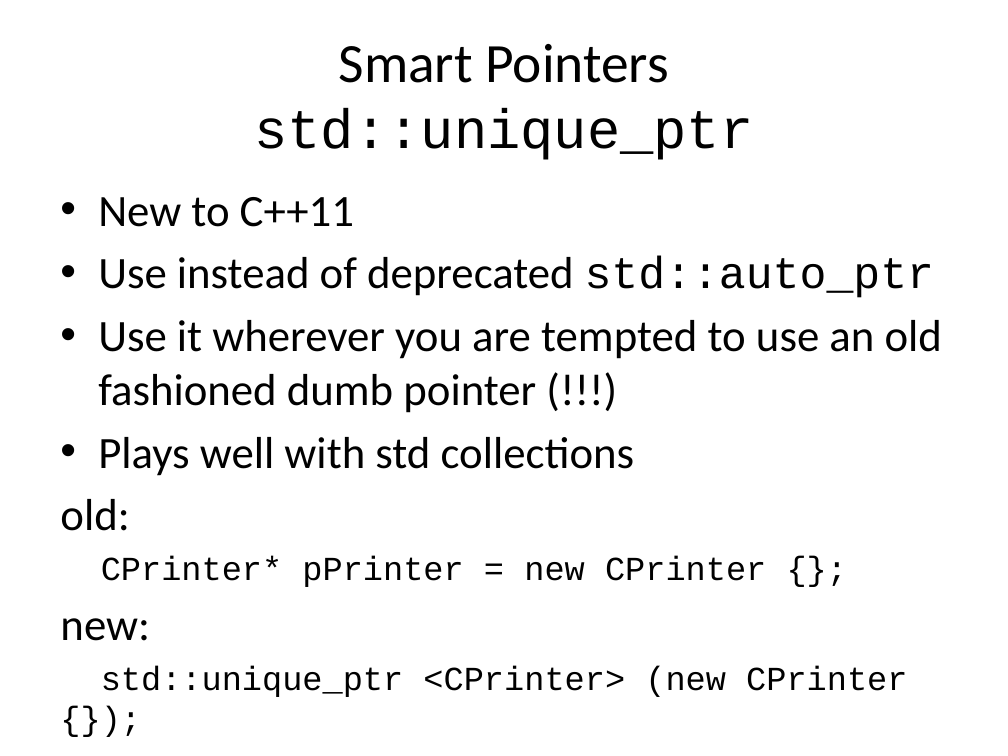
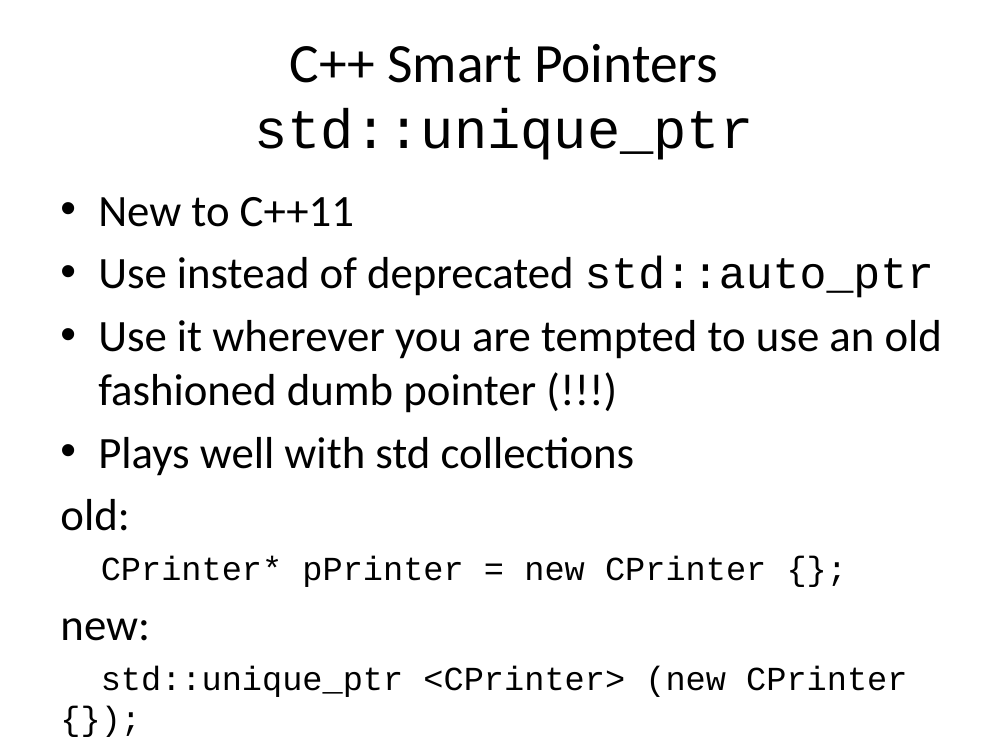
Before and after one commit to fellmad/FunWithCpp11, a slide deck: slide 45 of doc/Fun_with_C++11.pptx (slide 42 before the commit). Drawn at 1008x756 pixels with LibreOffice and Linux fonts; fonts in the diff are those of the drawing. Boxes give left, top, right and bottom in pixels: in the first picture for what was removed or moved away, otherwise in the second. Text is boxed around its words. In the diff, an @@ line names an element or a change of style, - is before the commit and + after.

```diff
--- a/doc/Fun_with_C++11.pptx
+++ b/doc/Fun_with_C++11.pptx
@@ title at <box>254,44,753,160</box>: text changed; font Courier New to Calibri @@
-Smart Pointers
-std::unique_ptr
+C++ Smart Pointers
+std::unique_ptr
```
Also in this commit, not shown: 18 other slides changed, 6 slides added, 1 slide removed.
